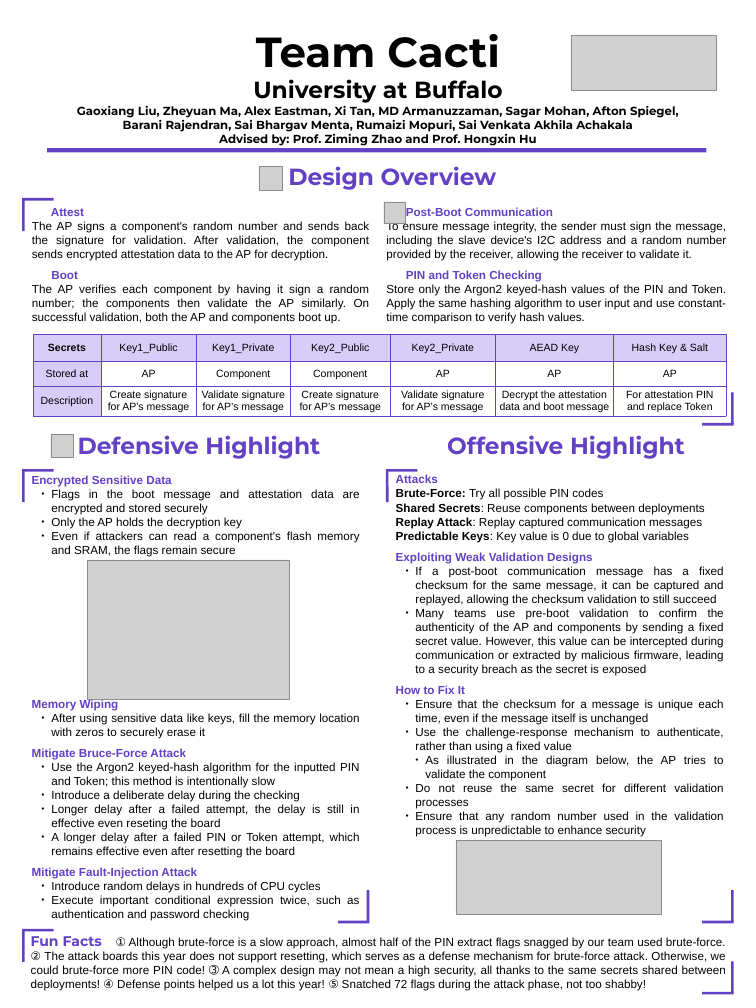
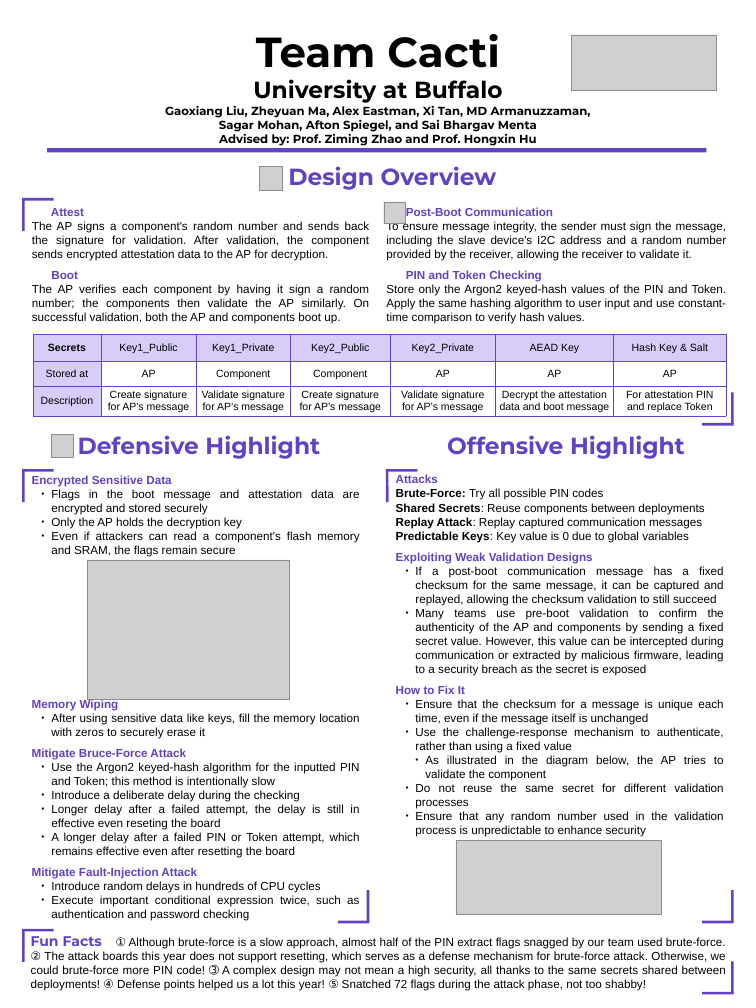
Before and after one commit to CactiLab/2024-ectf-ub-cacti-design, a slide deck: slide 1 of poster/2024 eCTF Poster Template (copy).pptx. Drawn at 756x1008 pixels with LibreOffice and Linux fonts; fonts in the diff are those of the drawing; grey boxes stand for pictures; background and template pictures are left out. Boxes give left, top, right and bottom in pixels: in the first picture for what was removed or moved away, otherwise in the second. Text is boxed around its words. In the diff, an @@ line names an element or a change of style, - is before the commit and + after.

Commit message:
poster

```diff
--- a/poster/2024 eCTF Poster Template (copy).pptx
+++ b/poster/2024 eCTF Poster Template (copy).pptx
@@ text at bbox=[165, 106, 591, 132]: text changed @@
-Gaoxiang Liu, Zheyuan Ma, Alex Eastman, Xi Tan, MD Armanuzzaman, Sagar Mohan, Afton Spiegel,
-Barani Rajendran, Sai Bhargav Menta, Rumaizi Mopuri, Sai Venkata Akhila Achakala
+Gaoxiang Liu, Zheyuan Ma, Alex Eastman, Xi Tan, MD Armanuzzaman,
+Sagar Mohan, Afton Spiegel, and Sai Bhargav Menta
```
Also in this commit, not shown: 1 other file.
